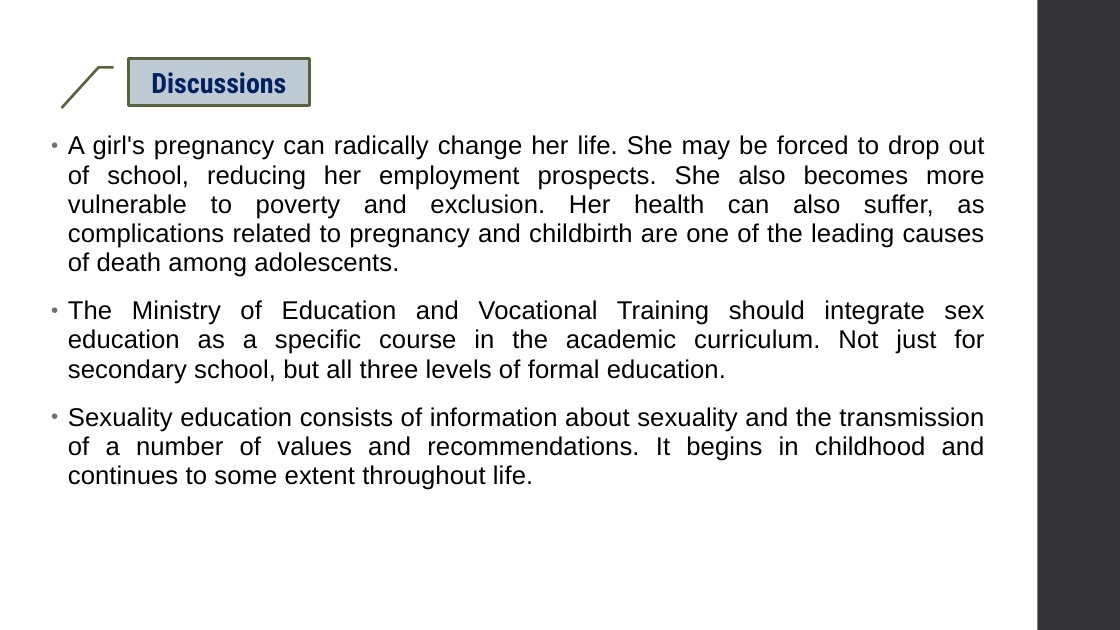
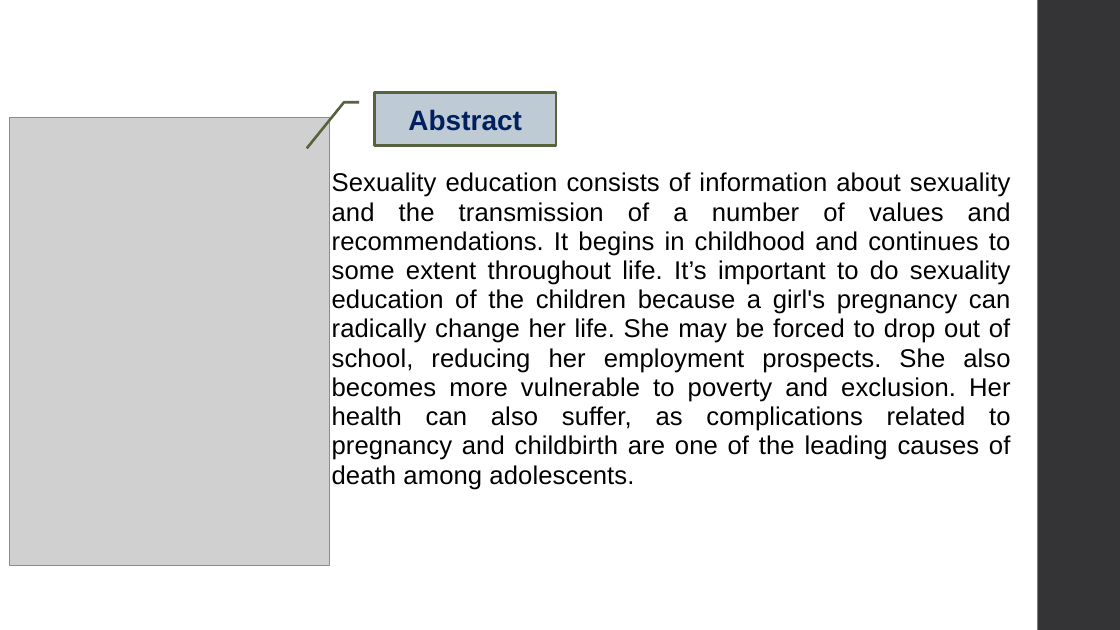
Before and after one commit to Maickery/Child_of_change, a slide deck: slide 19 of Result/Presentation.pptx (slide 15 before the commit). Drawn at 1120x630 pixels with LibreOffice and Linux fonts; fonts in the diff are those of the drawing; grey boxes stand for pictures. Boxes give left, top, right and bottom in pixels: in the first picture for what was removed or moved away, otherwise in the second. Text is boxed around its words. In the diff, an @@ line names an element or a change of style, - is before the commit and + after.

```diff
--- a/Result/Presentation.pptx
+++ b/Result/Presentation.pptx
@@ border callout removed at bbox=[129, 59, 309, 106] @@
-  Discussions
@@ picture added at bbox=[9, 118, 329, 565] @@
@@ border callout added at bbox=[375, 92, 557, 146], fill #BECBD5, outline #56633D 2.25 pt, 24 pt, text #002060, bold @@
+  Abstract
@@ text at bbox=[332, 172, 1011, 490]: text changed @@
-• A girl's pregnancy can radically change her life. She may be forced to drop out of school, reducing her employment prospects. She also becomes more vulnerable to poverty and exclusion. Her health can also suffer, as complications related to pregnancy and childbirth are one of the leading causes of death among adolescents.
-• The Ministry of Education and Vocational Training should integrate sex education as a specific course in the academic curriculum. Not just for secondary school, but all three levels of formal education.
-• Sexuality education consists of information about sexuality and the transmission of a number of values and recommendations. It begins in childhood and continues to some extent throughout life.
+Sexuality education consists of information about sexuality and the transmission of a number of values and recommendations. It begins in childhood and continues to some extent throughout life. It’s important to do sexuality education of the children because a girl's pregnancy can radically change her life. She may be forced to drop out of school, reducing her employment prospects. She also becomes more vulnerable to poverty and exclusion. Her health can also suffer, as complications related to pregnancy and childbirth are one of the leading causes of death among adolescents.
```
Also in this commit, not shown: 11 other slides changed, 8 slides added, 3 slides removed, 2 other files.
